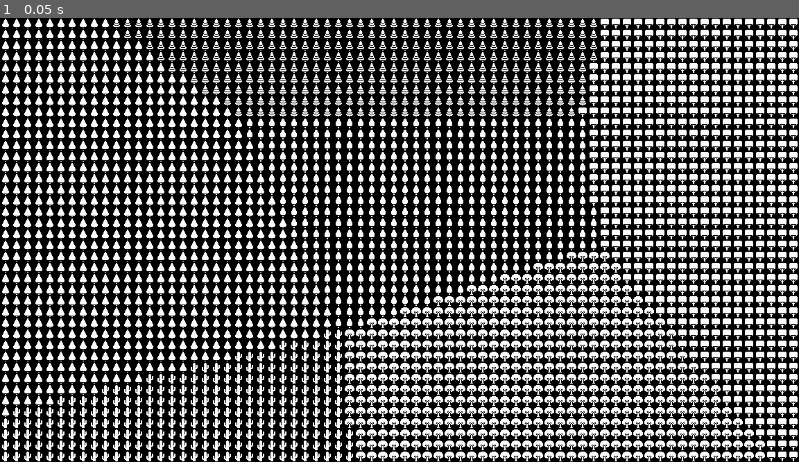
Above: before the commit, frame 1.
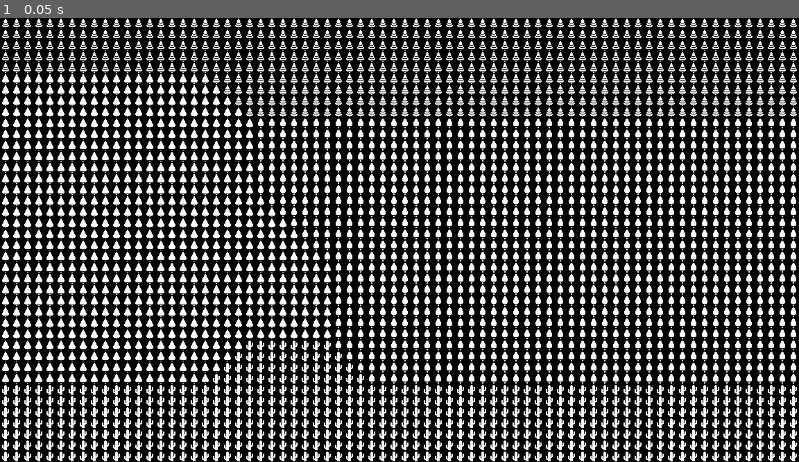
Above: after the commit, the same moment.

Repository: Zishan-Rahman/GD4VoronoiRPG
Game: Godot game, scene res://tile_map.tscn
Same seed, same stepped clock (60 frames per second), same inputs: the game is played once before the commit and once after it.
Inputs:
- Up to frame 1 (0.05 s): no input

The runs differ from the first frame. In frame 1, 17% of the frame differs, in the area x 0-100%, y 0-100%.

Commit message:
Reset distance and starting point settings to default values
Can be changed using Godot's editor

Diff:
--- a/tile_map.tscn
+++ b/tile_map.tscn
@@ -1091,5 +1091,3 @@
 tile_set = SubResource("TileSet_3drs5")
 format = 2
 script = ExtResource("2_lf4lw")
-distance = "Euclidean distance"
-random_starting_points = 6
